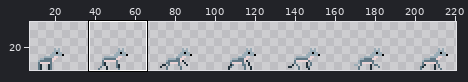
File history of a sprite sheet, SkeletonSlayerUnity/Assets/ASSETS_ROOT/animations/hell_hound/hell-hound-basic-animations.png. Above: a wide view before the commit, with the close-up outlined.
Close-up. The starting point:
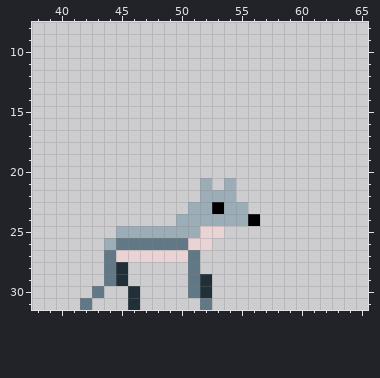
The file is 224x32 pixels. Shown: x 38..65, y 8..31. The old version is drawn lined up with the new one. The wide view leaves out empty margins.
And afterwards:
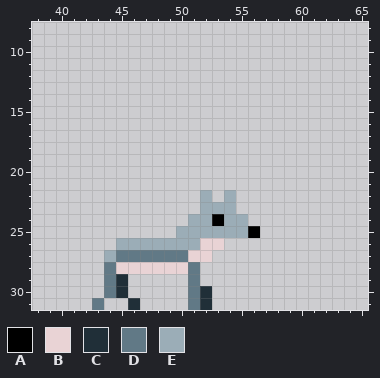
Palette (. is transparent): A #000000  B #e9d3d5  C #202f38  D #617986  E #9badb7
The author wrote: update: hellhound - center it
Changes in this commit:
whole drawing moved by +7,+0 (the old picture is shown already moved)
Colour A is added in row 25 at x 56.
Colour A replaces colour E in row 24 at x 53.
Colour B is added in row 26 at x 53; in row 27 at x 52; in row 28 at x 46 to 50.
Colour B replaces colour C in row 28 at x 45.
Colour B replaces colour D in row 27 at x 51.
Colour C is added in row 30 at x 45.
Colour C replaces colour D in row 31 at x 52.
Colour D is added in row 30 at x 44; in row 31 at x 43 and 51.
Colour D replaces colour B in row 27 at x 45 to 50.
Colour E is added in row 25 at x 54 to 55.
Colour E replaces colour A in row 23 at x 53.
Colour E replaces colour B in row 25 at x 52 to 53; in row 26 at x 51.
Colour E replaces colour D in row 26 at x 45 to 50; in row 27 at x 44.
The edit erases colour A in row 24 at x 56.
The edit erases colour C in row 29 at x 52; in row 30 at x 46.
The edit erases colour D in row 30 at x 43; in row 31 at x 42.
The edit erases colour E in row 21 at x 52 and 54; in row 22 at x 53; in row 23 at x 51 and 55; in row 24 at x 50; in row 25 at x 45 to 49; in row 26 at x 44.
Boxes around the changes in both close-ups, in picture pixels (x1, y1, x2, y2):
changed: (80, 178, 260, 310)
